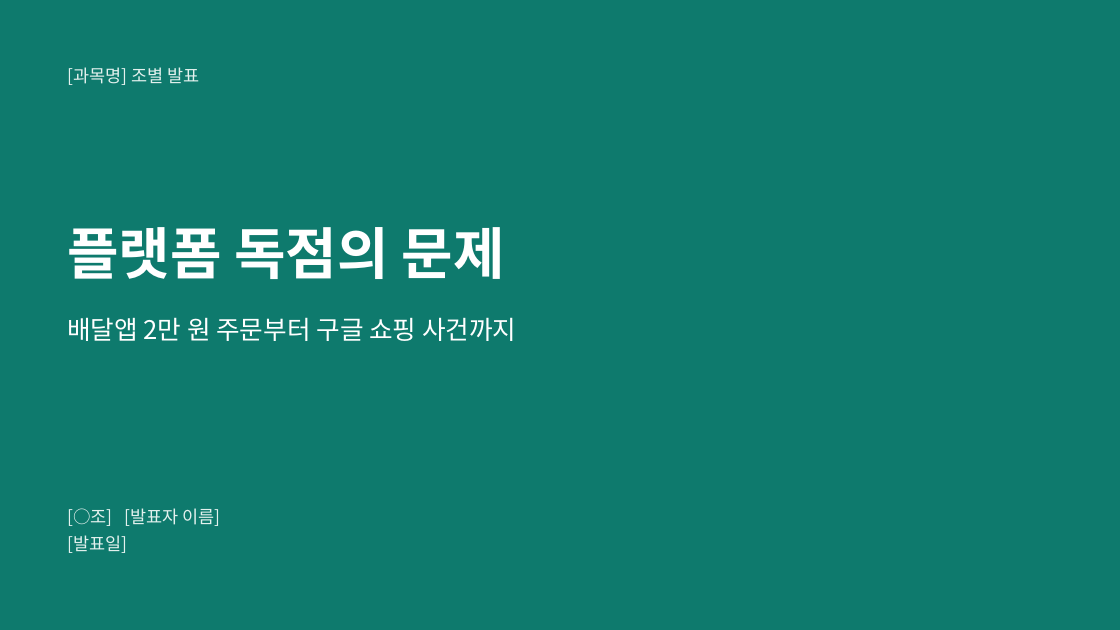
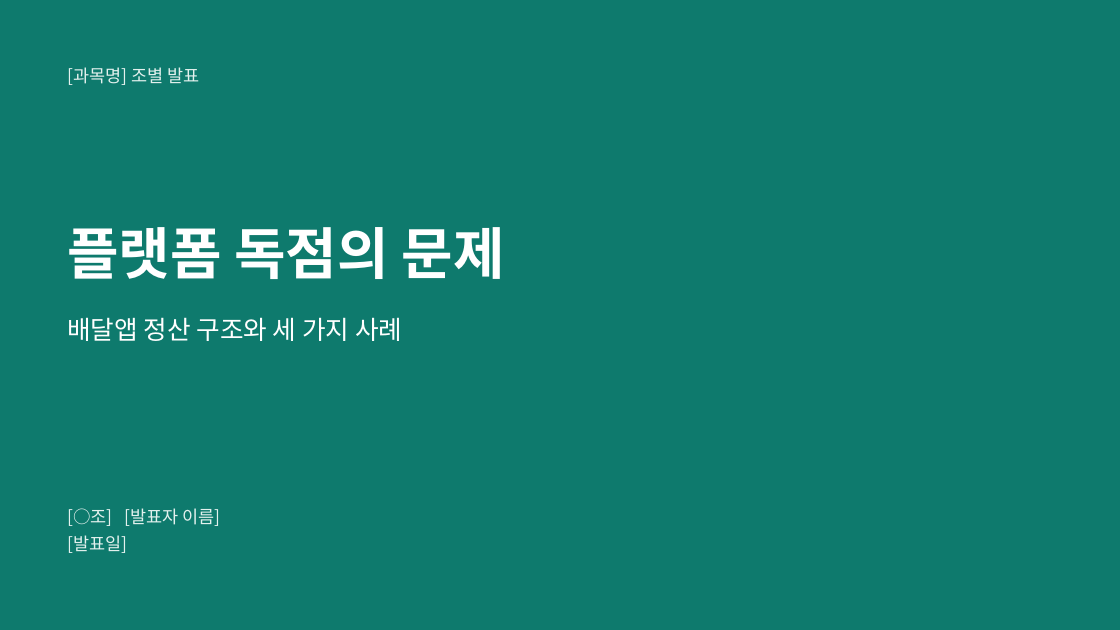
Before and after one commit to noya73305610-coder/-, a slide deck: slide 1 of 플랫폼_독점_발표_수정본.pptx. Drawn at 1120x630 pixels with LibreOffice and Linux fonts; fonts in the diff are those of the drawing. Boxes give left, top, right and bottom in pixels: in the first picture for what was removed or moved away, otherwise in the second. Text is boxed around its words. In the diff, an @@ line names an element or a change of style, - is before the commit and + after.

```diff
--- a/플랫폼_독점_발표_수정본.pptx
+++ b/플랫폼_독점_발표_수정본.pptx
@@ text at [67, 317, 402, 341]: text changed @@
-배달앱 2만 원 주문부터 구글 쇼핑 사건까지
+배달앱 정산 구조와 세 가지 사례
```
Also in this commit, not shown: 13 other slides changed.
